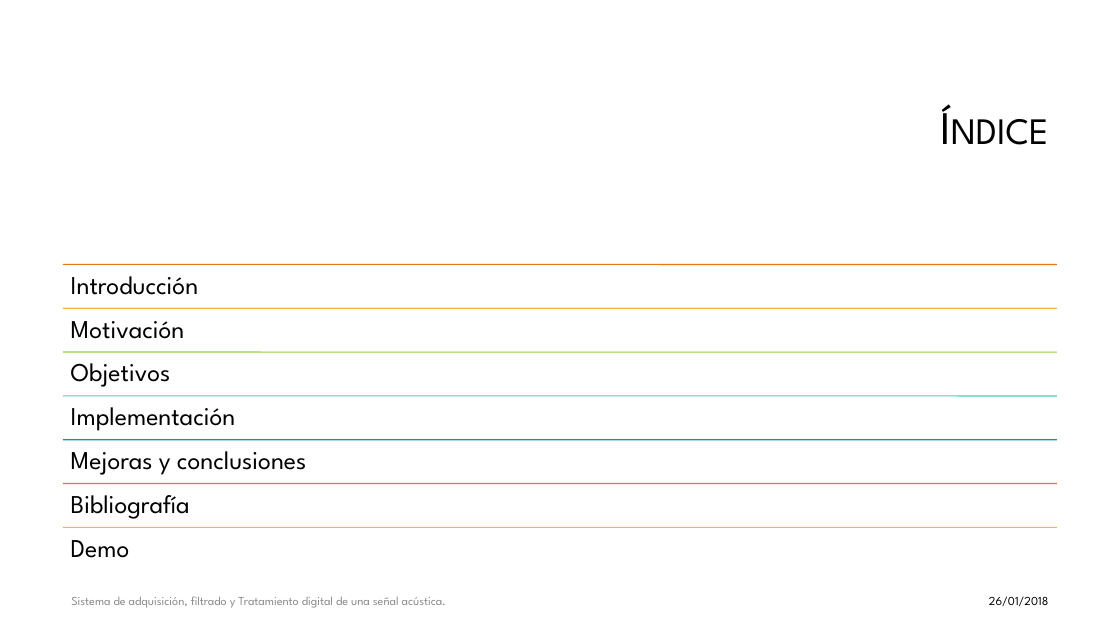
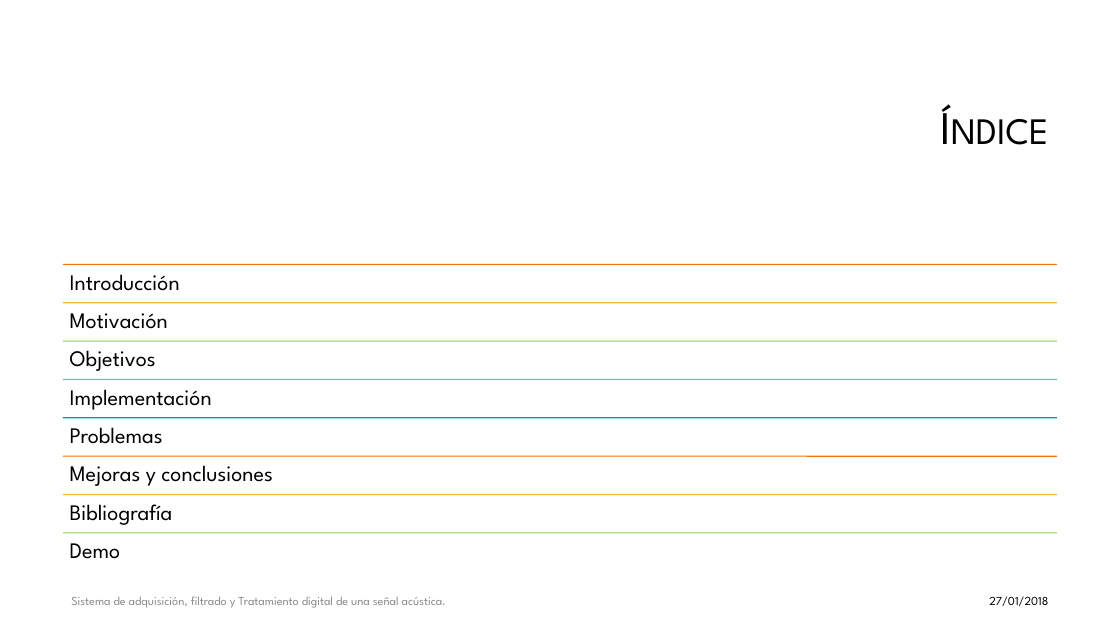
Before and after one commit to galledohm/Prueba1, a slide deck: slide 2 of Subsis/Presentación/Sistema de adquisición, filtrado y Tratamiento digital.pptx. Drawn at 1120x630 pixels with LibreOffice and Linux fonts; fonts in the diff are those of the drawing; background and template pictures are left out. Boxes give left, top, right and bottom in pixels: in the first picture for what was removed or moved away, otherwise in the second. Text is boxed around its words. In the diff, an @@ line names an element or a change of style, - is before the commit and + after.

```diff
--- a/Subsis/Presentación/Sistema de adquisición, filtrado y Tratamiento digital.pptx
+++ b/Subsis/Presentación/Sistema de adquisición, filtrado y Tratamiento digital.pptx
@@ line moved from (63, 308) - (1057, 308) to (63, 302) - (1057, 302) @@
@@ text "Objetivos": place and size @@
-text "Objetivos" at (71, 363, 171, 387)
+text "Objetivos" at (70, 350, 156, 371)
@@ line moved from (63, 352) - (1057, 352) to (63, 341) - (1057, 341) @@
@@ size 22 to 19 pt; less space between paragraphs in 7 elements at (70, 543, 121, 559), (70, 274, 180, 291), (70, 313, 168, 329), (70, 504, 173, 525), (70, 350, 156, 371), (70, 465, 273, 486), (70, 389, 212, 410) @@
@@ text "Implementación": place and size @@
-text "Implementación" at (71, 407, 236, 431)
+text "Implementación" at (70, 389, 212, 410)
@@ line moved from (63, 396) - (1057, 396) to (63, 380) - (1057, 380) @@
@@ line moved from (63, 439) - (1057, 439) to (63, 418) - (1057, 418) @@
@@ text added at (70, 427, 163, 444), 19 pt, text #000000 @@
+Problemas
@@ text "Mejoras y conclusiones": place and size @@
-text "Mejoras y conclusiones" at (71, 451, 306, 475)
+text "Mejoras y conclusiones" at (70, 465, 273, 486)
@@ line moved from (63, 484) - (1057, 484) to (63, 456) - (1057, 456) @@
@@ text "Bibliografía": place and size @@
-text "Bibliografía" at (71, 495, 190, 519)
+text "Bibliografía" at (70, 504, 173, 525)
@@ line moved from (63, 528) - (1057, 528) to (63, 495) - (1057, 495) @@
@@ line added from (63, 533) to (1057, 533), #92CE4A 1 pt @@
@@ text at (989, 596, 1048, 606): text changed @@
-26/01/2018
+27/01/2018
```
Also in this commit, not shown: 15 other slides changed, 6 slides added, 2 other files.
